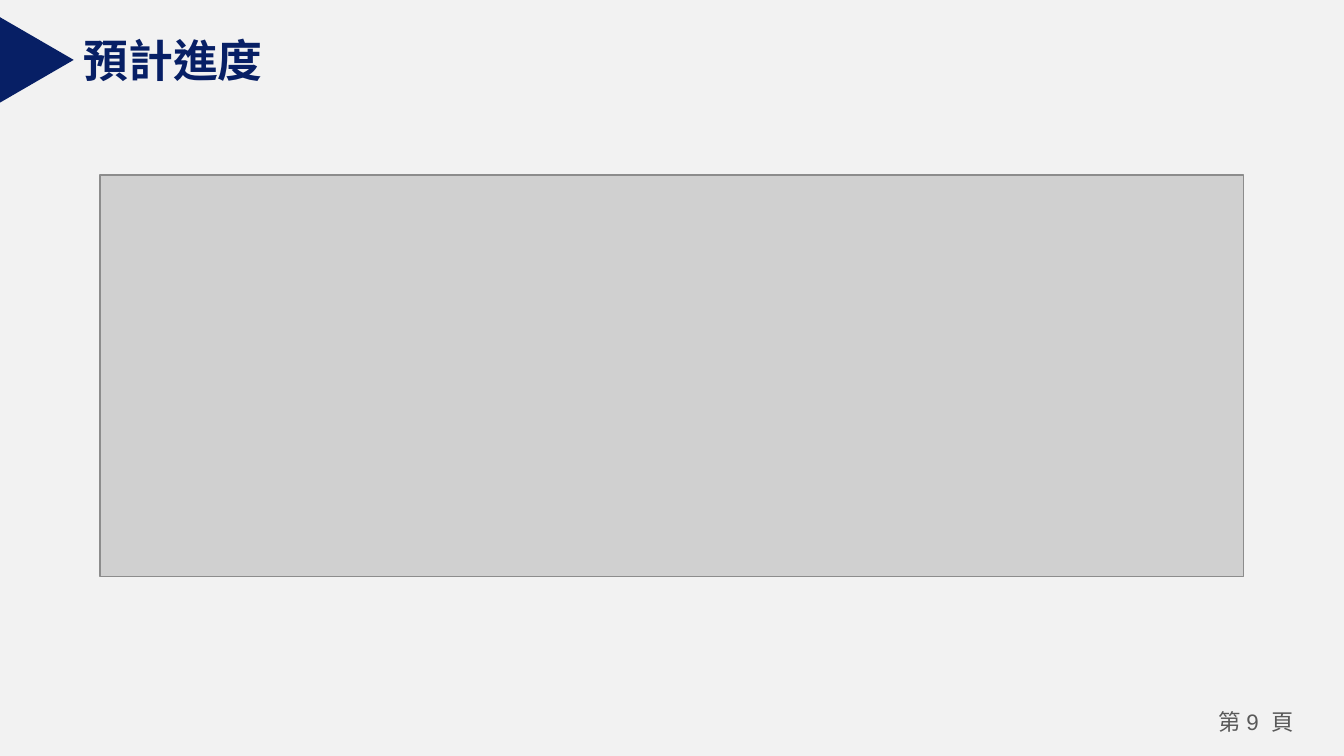
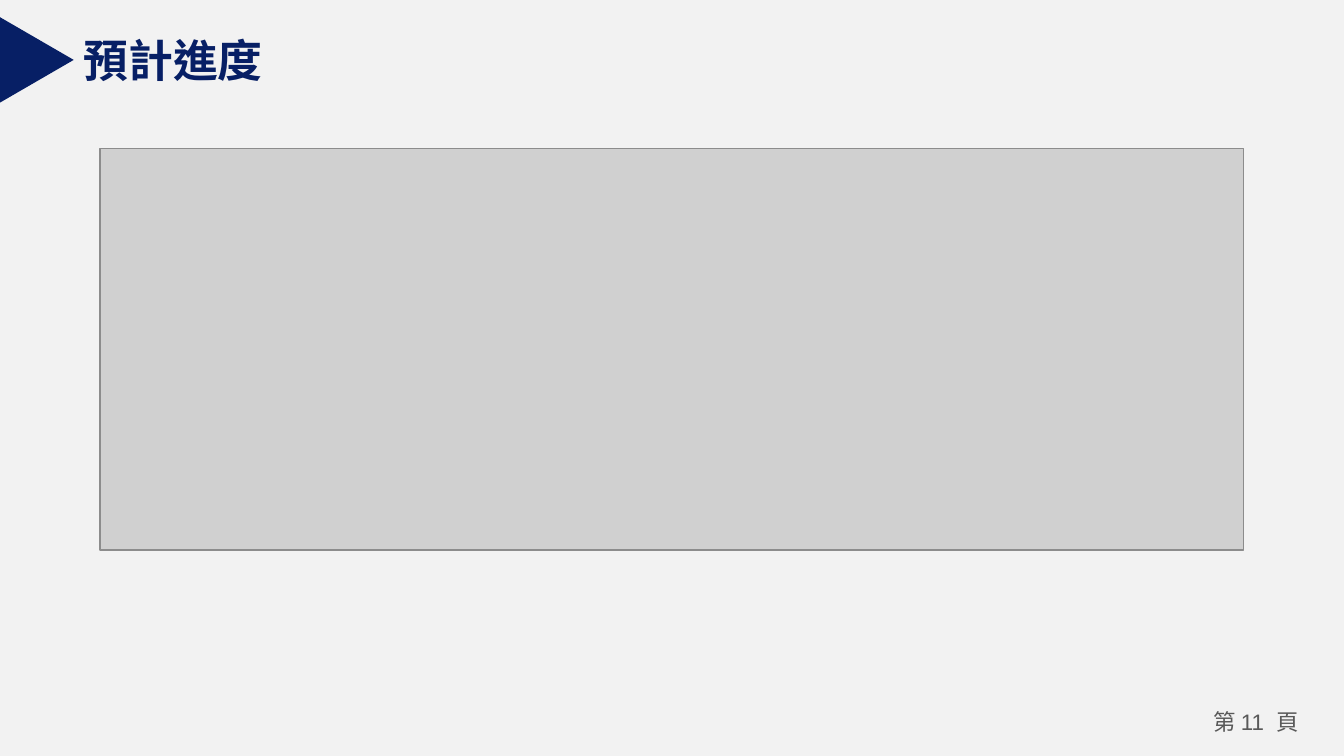
Before and after one commit to Johnnychang889/ARelevator, a slide deck: slide 11 of A16專題期末報告.pptx (slide 9 before the commit). Drawn at 1344x756 pixels with LibreOffice and Linux fonts; fonts in the diff are those of the drawing; grey boxes stand for pictures. Boxes give left, top, right and bottom in pixels: in the first picture for what was removed or moved away, otherwise in the second. Text is boxed around its words. In the diff, an @@ line names an element or a change of style, - is before the commit and + after.

```diff
--- a/A16專題期末報告.pptx
+++ b/A16專題期末報告.pptx
@@ picture: place and size @@
-picture at [99,175,1243,577]
+picture at [99,148,1243,550]
@@ page number at [1214,711,1299,732]: text changed @@
-第 9 頁
+第 11 頁
```
Also in this commit, not shown: 4 other slides changed, 5 slides added, 3 slides removed, 1 other file.
